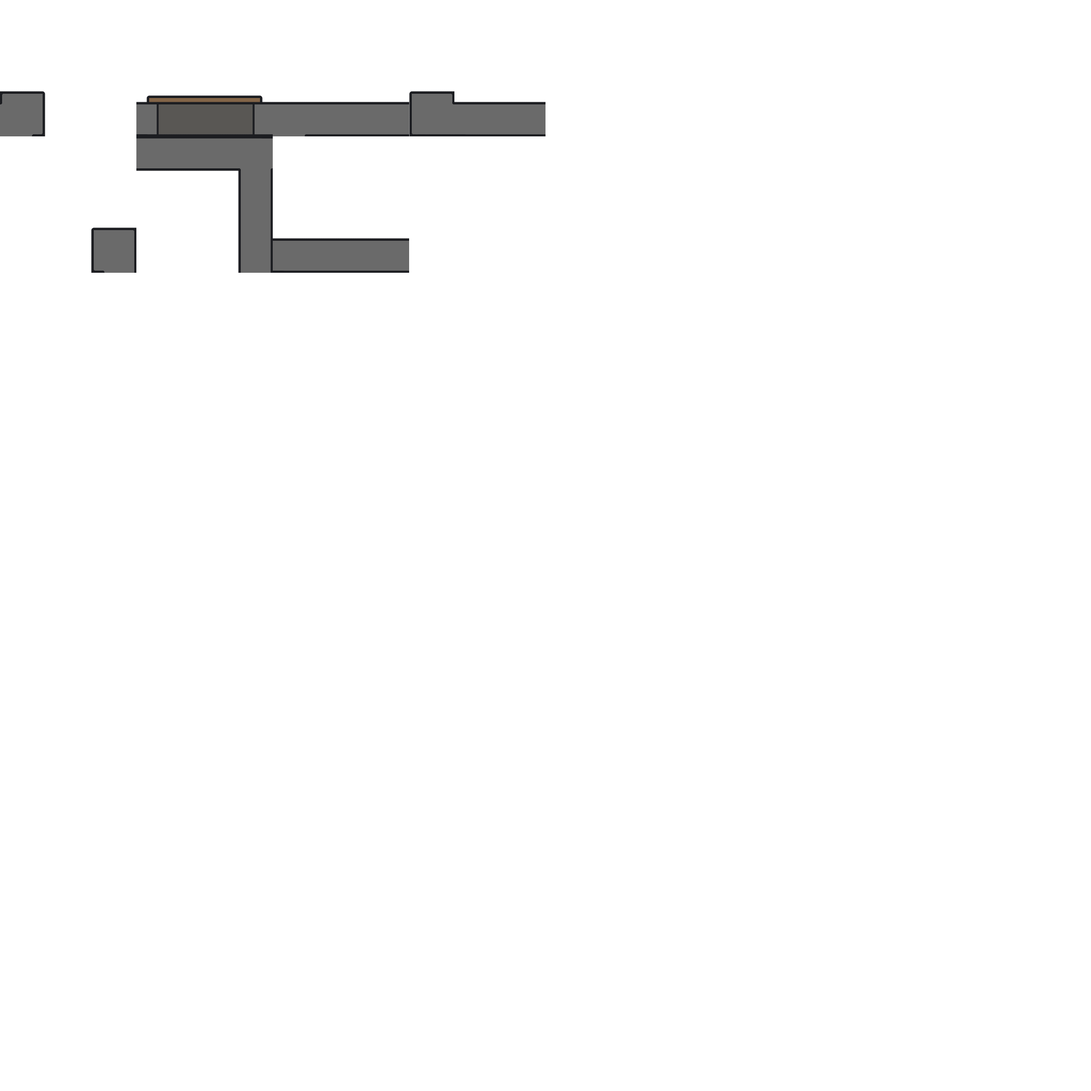
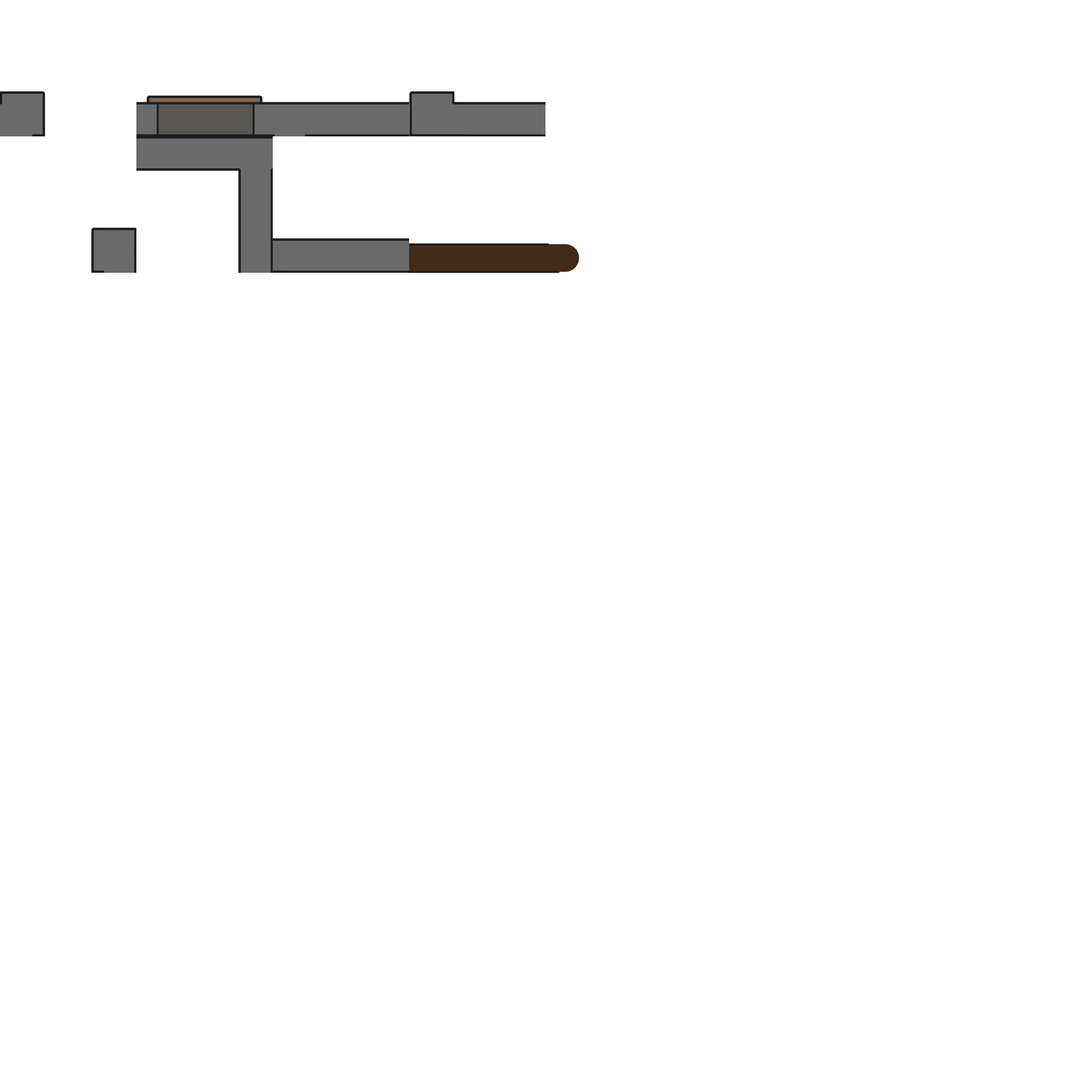
Two versions of the same layered image (w=1091, h=1091). Layer-by-layer changes:
added layer "DrawnDoorframeLayer" above "Paint Layer 2" over bbox(408, 243, 580, 274)
added layer "Paint Layer 2" above "NewWall13.kra" over bbox(408, 243, 580, 274)
